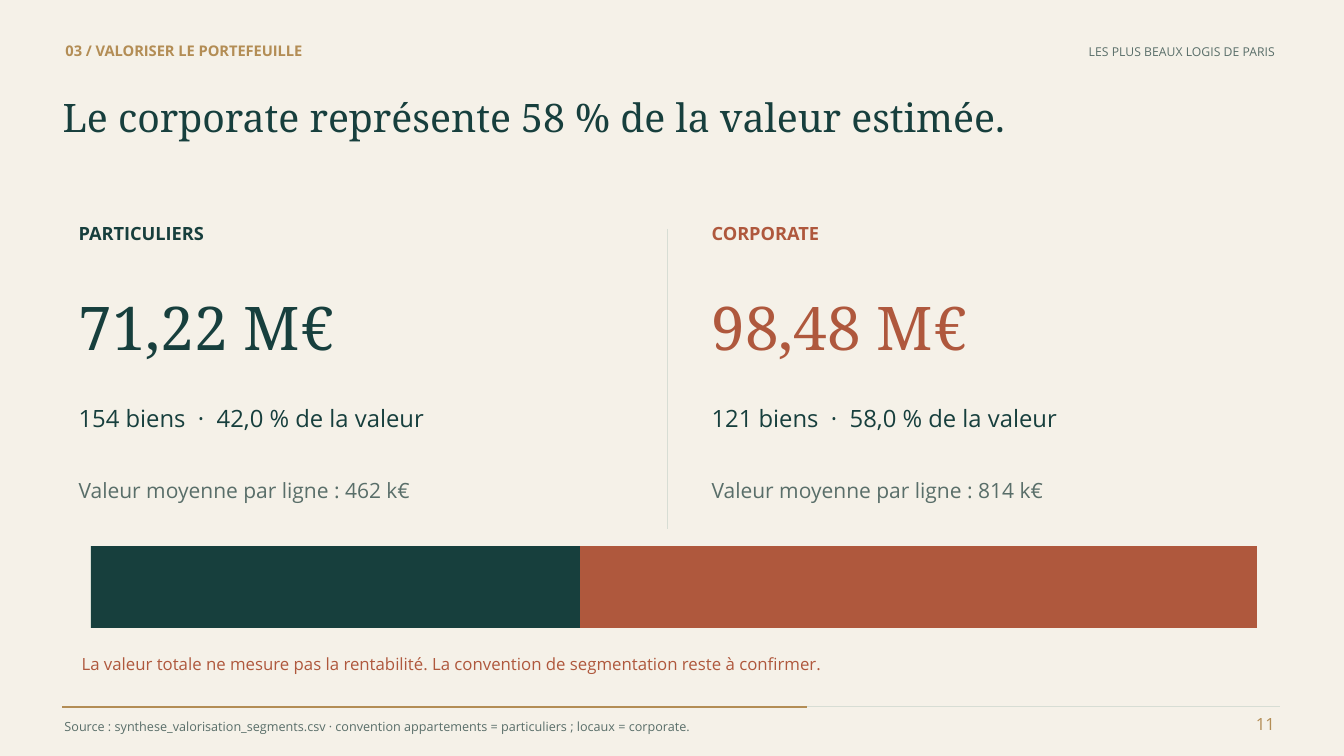
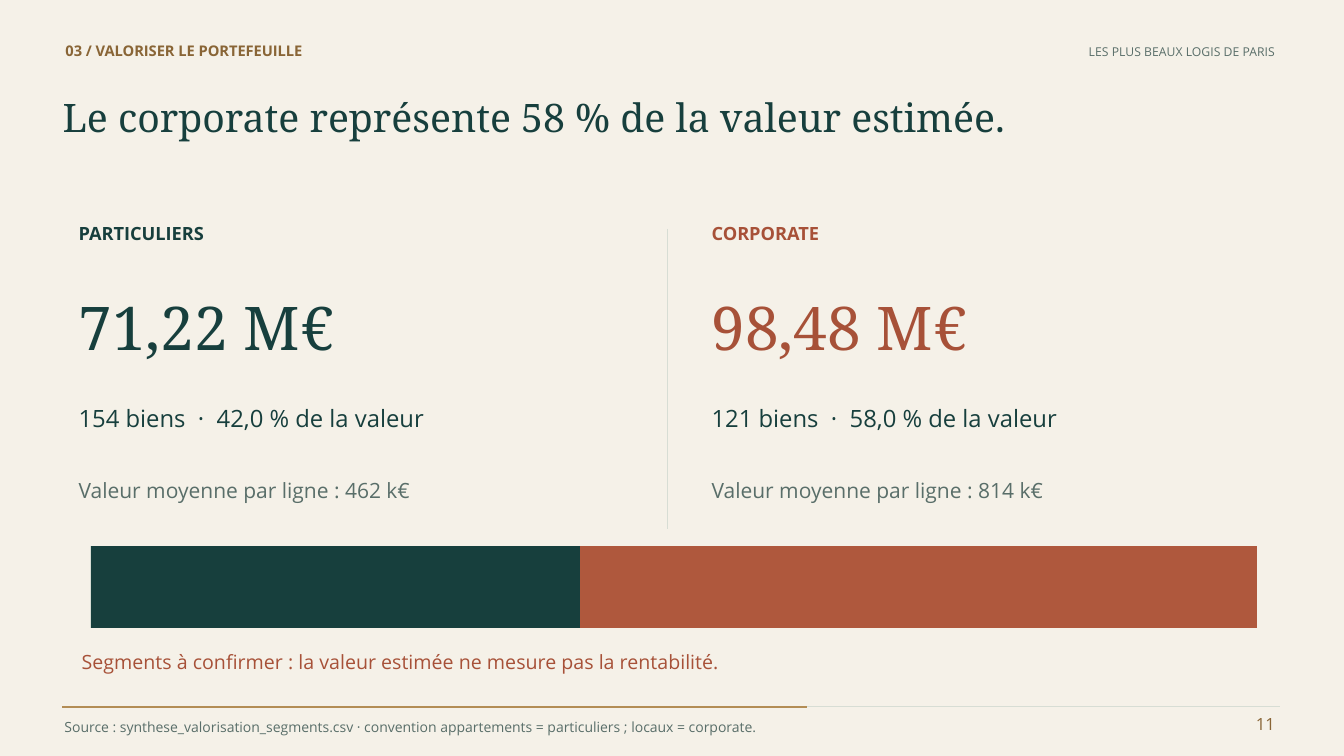
Before and after one commit to steve57000/p8, a slide deck: slide 11 of livrables/Bell_Steve_2_presentation_102026.pptx. Drawn at 1344x756 pixels with LibreOffice and Linux fonts; fonts in the diff are those of the drawing. Boxes give left, top, right and bottom in pixels: in the first picture for what was removed or moved away, otherwise in the second. Text is boxed around its words. In the diff, an @@ line names an element or a change of style, - is before the commit and + after.

```diff
--- a/livrables/Bell_Steve_2_presentation_102026.pptx
+++ b/livrables/Bell_Steve_2_presentation_102026.pptx
@@ text "03 / VALORISER LE PORTEFEUILLE" at <box>65,45,303,56</box>: text colour #B38D55 to none @@
@@ text at <box>82,654,719,674</box>: text changed; size 12 to 14 pt; text colour #AF583D to #A75138 @@
-La valeur totale ne mesure pas la rentabilité. La convention de segmentation reste à confirmer.
+Segments à confirmer : la valeur estimée ne mesure pas la rentabilité.
@@ text "Source : synthese_valorisation_segments.csv · convention ..." at <box>64,721,756,736</box>: size 9 to 10 pt, text colour #596E69 to none @@
@@ text "11" at <box>1256,718,1275,730</box>: text colour #B38D55 to none @@
```
Also in this commit, not shown: 16 other slides changed, 2 other files.
